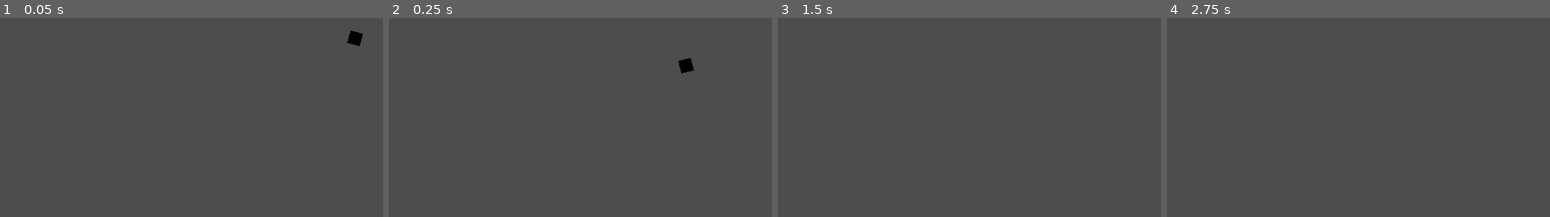
Above: before the commit, frames 1-4 (left to right).
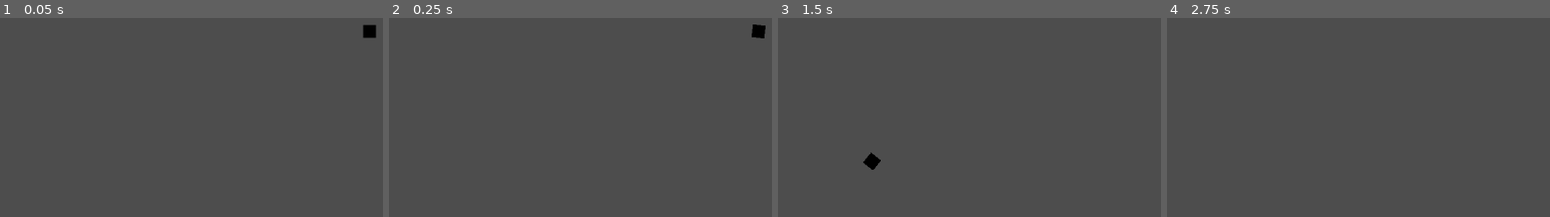
Above: after the commit, the same moments.

Repository: yungcomputerchair/pong
Game: Godot game, scene res://Scenes/game.tscn
The game is run twice, just before and just after one commit, with the same random seed, the same clock (stepped at 60 frames per second) and the same inputs.
Inputs:
- Up to frame 1 (0.05 s): no input
- Up to frame 2 (0.25 s): no input
- Up to frame 3 (1.5 s): hold Space 0.53-1.28 s; tap Space at 1.35 s
- Up to frame 4 (2.75 s): tap Space at 1.52, 1.82 s; hold Space from 2.03 s (still down)

The runs differ from the first frame. In frame 1, 0.5% of the frame differs, in the area x 90-99%, y 3-15%; in frame 2, 0.5%; in frame 3, 0.2%; in frame 4, nothing differs.

Commit message:
Ball launch with space key

Diff:
--- a/Scripts/ball.gd
+++ b/Scripts/ball.gd
@@ -4,6 +4,7 @@
 
 var sprite
 
+var idle
 var direction
 var speed
 
@@ -11,12 +12,15 @@
 	const SPIN_SPEED_MAX = 720
 	const SPIN_SPEED_IDLE = 30
 
-	if speed < 1:
+	if idle:
 		return SPIN_SPEED_IDLE
 	return direction.y * SPIN_SPEED_MAX
 
+func is_idle():
+	return idle
 
 func reset():
+	idle = true
 	speed = 0
 	position = Vector2.ZERO
 
@@ -26,15 +30,21 @@
 	var target = Vector2(rng.randf_range(-1, 1), rng.randf_range(-1, 1))
 	direction = Vector2.ZERO.direction_to(target)
 	speed = LAUNCH_SPEED
+	idle = false
 
 # Called when the node enters the scene tree for the first time.
 func _ready():
 	sprite = find_child("Sprite2D")
 	reset()
-	launch() # TODO trigger by input
+	set_process_input(true)
 
 # Called every frame. 'delta' is the elapsed time since the previous frame.
 func _process(delta):
 	sprite.rotate(deg_to_rad(get_spin_speed()) * delta)
-	move_local_x(speed * direction.x * delta)
-	move_local_y(speed * direction.y * delta)
+	if not idle:
+		move_local_x(speed * direction.x * delta)
+		move_local_y(speed * direction.y * delta)
+
+func _input(ev):
+	if Input.is_key_pressed(KEY_SPACE) and idle:
+		launch()
